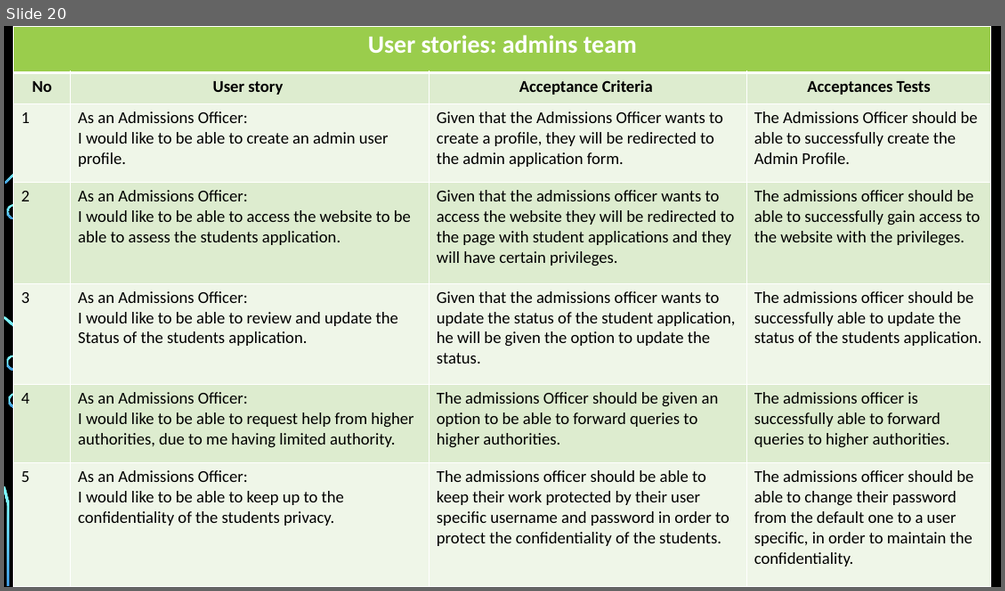
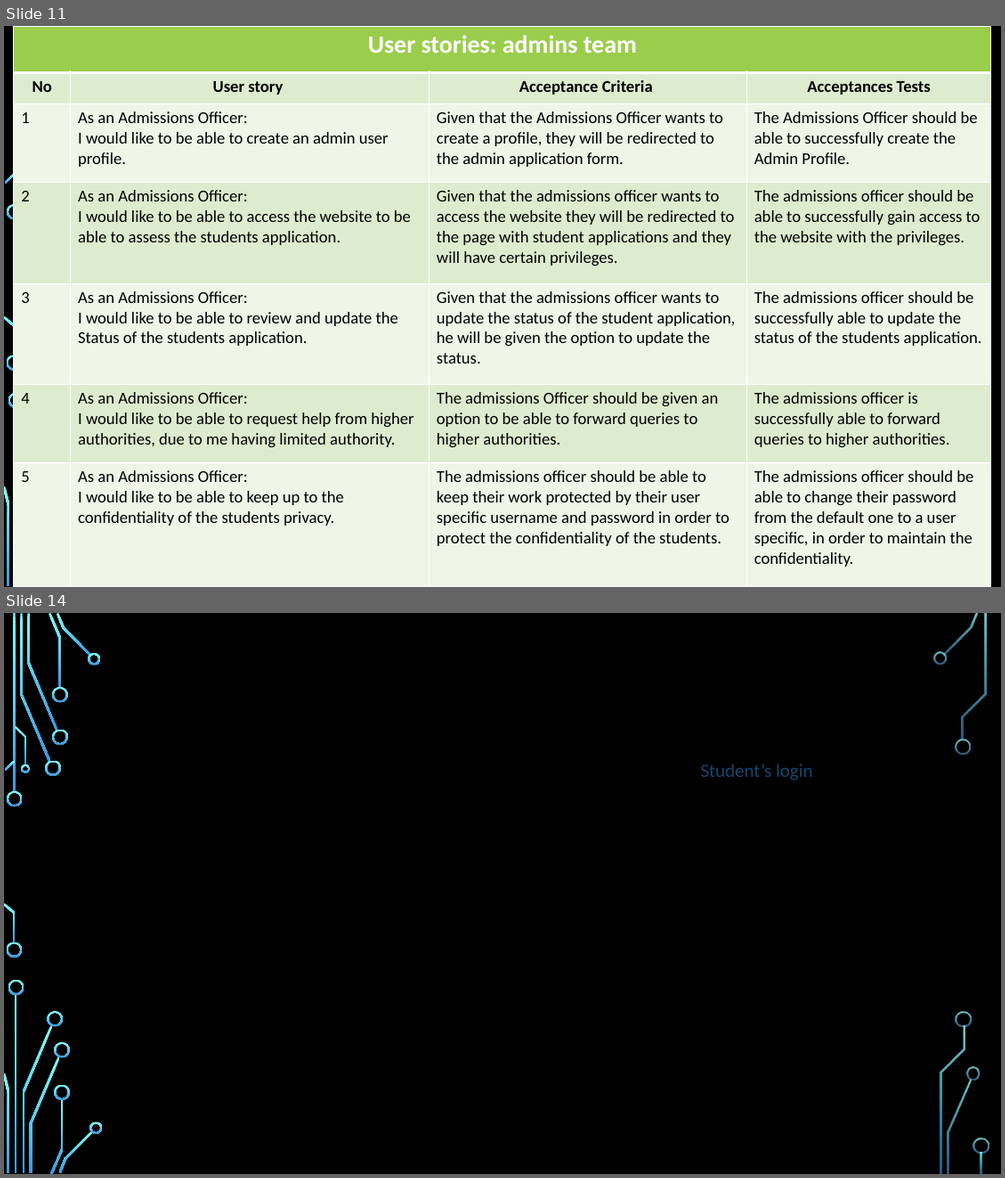
Before and after one commit to RahulPurbhoo/Capstone-Project, a slide deck: Capstone _Project.pptx. Shown one above the other, each under a label of ours: slide 20 before the commit, slides 11 and 14 after it; the slides between them are not shown. The pictures are 1005x591 and 1005x1178 pixels, drawn with LibreOffice and Linux fonts; fonts in the diff are those of the drawing; background and template pictures are left out. Boxes give left, top, right and bottom in pixels: in the first picture for what was removed or moved away, otherwise in the second. Text is boxed around its words. In the diff, an @@ line names an element or a change of style, - is before the commit and + after.

```diff
--- a/Capstone _Project.pptx
+++ b/Capstone _Project.pptx
@@ slide 14 added at (4, 613, 1001, 1174), background picture (left out); not listed: 36 template elements that a slide beside it also shows @@
@@ text added at (701, 763, 813, 780), 18 pt, text #134770 @@
+Student’s login
@@ what was slide 20 is now slide 11 @@
```
Also in this commit, not shown: 4 slides changed, 10 other slides added, 11 slides removed, 1 other file.
